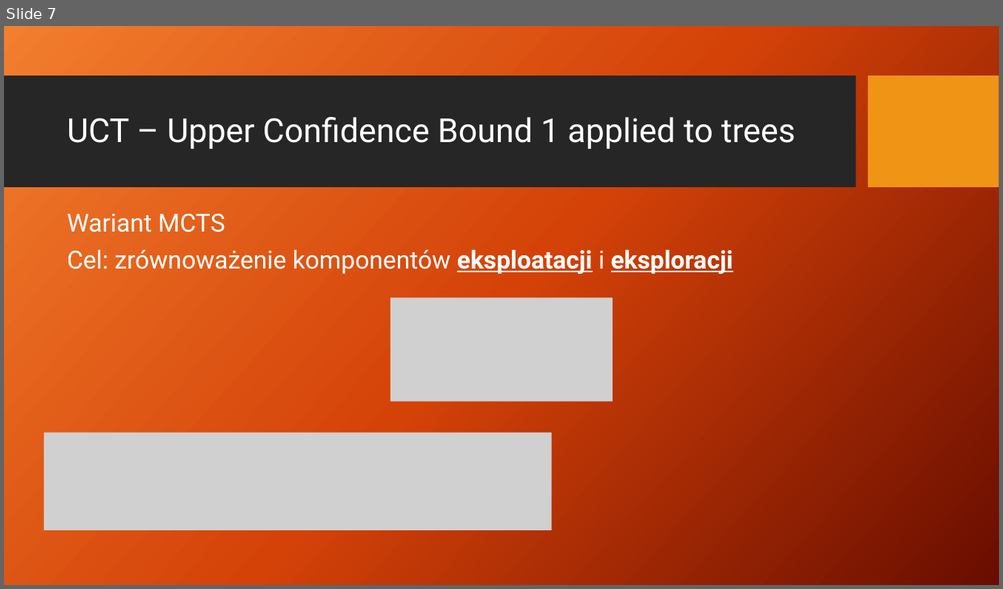
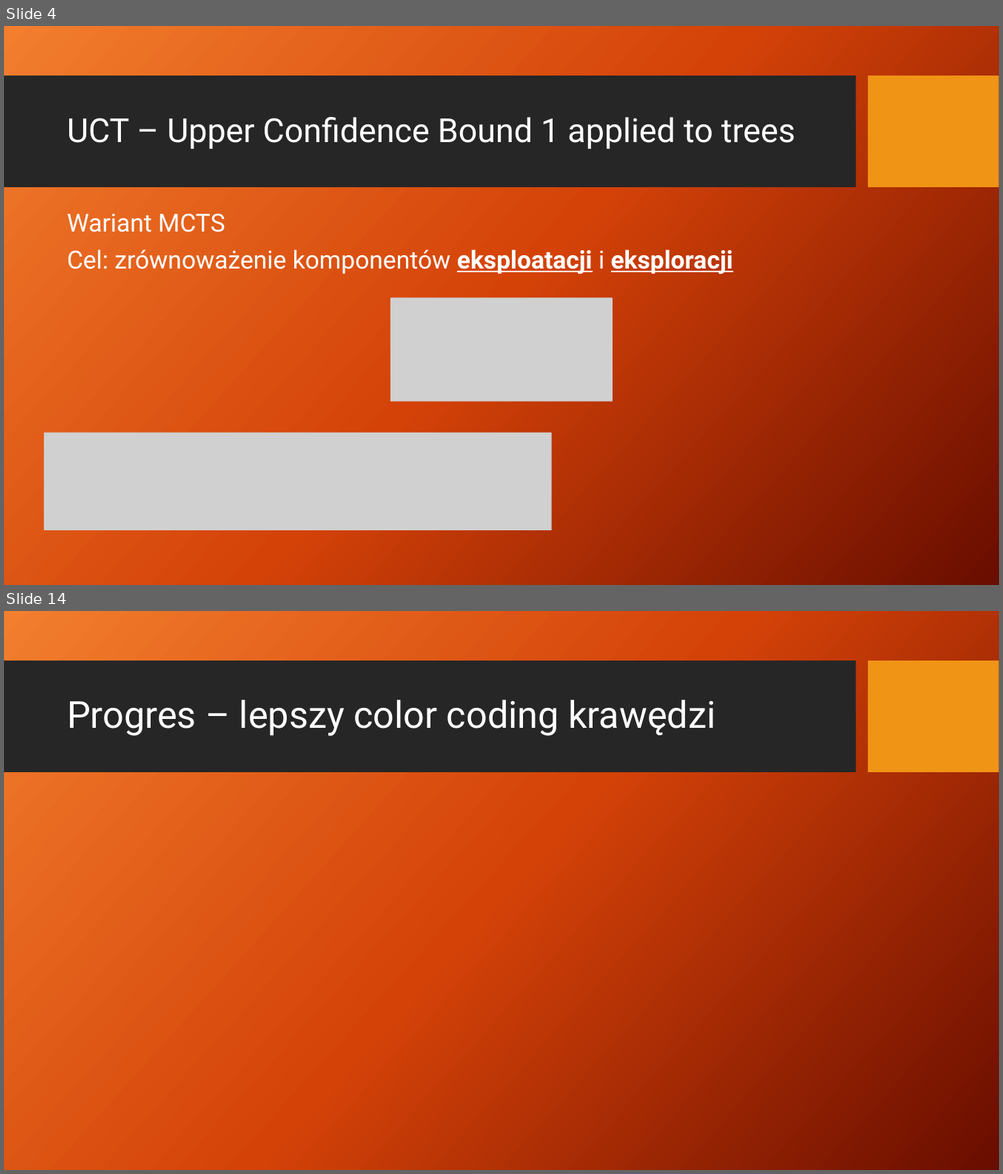
Before and after one commit to patrykf-dev/uct-visualisation-thesis, a slide deck: doc/prezentacja-02/UCT_finish_presentation.pptx. Shown one above the other, each under a label of ours: slide 7 before the commit, slides 4 and 14 after it; the slides between them are not shown. The pictures are 1003x589 and 1003x1174 pixels, drawn with LibreOffice and Linux fonts; fonts in the diff are those of the drawing; grey boxes stand for pictures; background and template pictures are left out. Boxes give left, top, right and bottom in pixels: in the first picture for what was removed or moved away, otherwise in the second. Text is boxed around its words. In the diff, an @@ line names an element or a change of style, - is before the commit and + after.

```diff
--- a/doc/prezentacja-02/UCT_finish_presentation.pptx
+++ b/doc/prezentacja-02/UCT_finish_presentation.pptx
@@ slide 14 added at (4, 611, 999, 1170), background picture (left out); not listed: 2 template elements that a slide beside it also shows @@
@@ title added at (67, 700, 715, 736), 36 pt, text #FFFFFF @@
+Progres – lepszy color coding krawędzi
@@ what was slide 7 is now slide 4 @@
```
Also in this commit, not shown: 1 slide changed, 11 other slides added, 50 slides removed, 1 other file.
